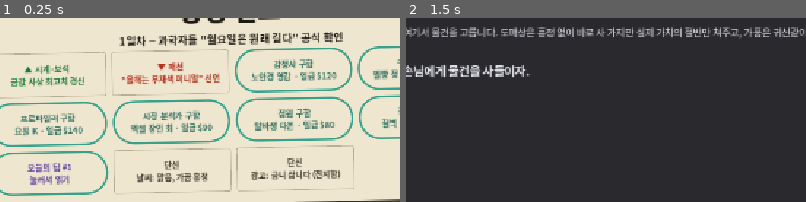
Above: before the commit, frames 1-2 (left to right).
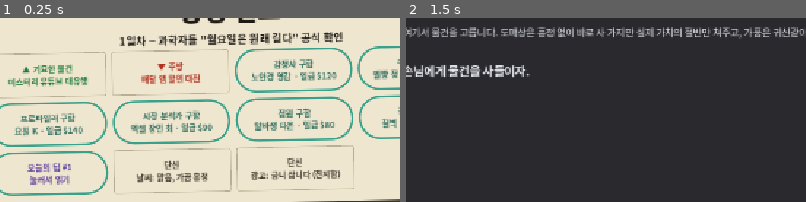
Above: after the commit, the same moments.

Repository: alohakimbs/heungjeong-pawnshop
Game: Godot game, scene res://scenes/main.tscn
Two runs of this game, one before a commit and one after it. Both use one fixed random seed, a clock stepped at 60 frames per second and the inputs below.
Inputs (mouse positions are % of the whole screen's width and height, from its top left):
- Up to frame 1 (0.25 s): no input
- Up to frame 2 (1.5 s): click (13, 87) at 0.52 s; click "열기" at 1.25 s
The pictures show only the part of the screen within x 28-78%, y 20-70%; the shares and areas given below are measured in that part.

The runs differ from the first frame. In frame 1, 2.1% of the frame differs, in the area x 2-55%, y 23-38%; in frame 2, nothing differs.

Commit message:
v0.7.0: 콘텐츠 확장(물건 125·종류 12·이벤트 10), 테스트 62개
Co-Authored-By: Claude Opus 5.5 <noreply@anthropic.com>
Claude-Session: https://claude.ai/code/session_013wjc8TCZ1BsALUzBsuTNUB

Diff:
--- a/godot/data/events.json
+++ b/godot/data/events.json
@@ -1,11 +1,166 @@
 {
- "insurance": {"n": "보험왕 강", "d": "사장님, 가게 보험 하나 드시죠. 하루 $300이면 유리창이... 안 깨지거든요.", "opts": ["$300 낸다", "거절한다"],
-   "look": {"head": "square", "hair": 7, "outfit": "suit", "oc": "#2a2a2a", "oc2": "#c9a227", "glasses": 2, "acc": ["chain", "goldtooth"]}},
- "grandma": {"n": "옆집 할머니", "d": "창고 정리하다 나온 건데, 자네가 쓰게.", "opts": ["감사히 받는다"],
-   "look": {"hair": 5, "hc": "#d9d4cc", "outfit": "hanbok", "oc": "#5b7fb8", "oc2": "#f0d24a", "acc": ["wrinkles", "blush"], "nose": "round"}},
- "tax": {"n": "세무서 김 주무관", "d": "장부 좀 보겠습니다.", "opts": ["협조한다"], "min_money": 15000,
-   "look": {"head": "long", "hair": 6, "outfit": "suit", "oc": "#4a4a52", "oc2": "#3d6e8f", "glasses": 4}},
- "streamer": {"n": "하이텐션 유나", "d": "구독자 여러분~ 오늘은 이 전당포에서 촬영해도 돼요?", "opts": ["촬영 허락", "거절"], "look_special": "yuna"},
- "blackout": {"n": "전기공 오씨", "d": "동네 전체가 정전이에요. 오늘은 촛불 켜고 하셔야겠네.", "opts": ["촛불 영업"],
-   "look": {"hair": 9, "outfit": "tee", "oc": "#d08a2c", "hat": "cap", "fh": 3, "bw": 1.15}}
+ "insurance": {
+  "n": "보험왕 강",
+  "d": "사장님, 가게 보험 하나 드시죠. 하루 $300이면 유리창이... 안 깨지거든요.",
+  "opts": [
+   "$300 낸다",
+   "거절한다"
+  ],
+  "look": {
+   "head": "square",
+   "hair": 7,
+   "outfit": "suit",
+   "oc": "#2a2a2a",
+   "oc2": "#c9a227",
+   "glasses": 2,
+   "acc": [
+    "chain",
+    "goldtooth"
+   ]
+  }
+ },
+ "grandma": {
+  "n": "옆집 할머니",
+  "d": "창고 정리하다 나온 건데, 자네가 쓰게.",
+  "opts": [
+   "감사히 받는다"
+  ],
+  "look": {
+   "hair": 5,
+   "hc": "#d9d4cc",
+   "outfit": "hanbok",
+   "oc": "#5b7fb8",
+   "oc2": "#f0d24a",
+   "acc": [
+    "wrinkles",
+    "blush"
+   ],
+   "nose": "round"
+  }
+ },
+ "tax": {
+  "n": "세무서 김 주무관",
+  "d": "장부 좀 보겠습니다.",
+  "opts": [
+   "협조한다"
+  ],
+  "min_money": 15000,
+  "look": {
+   "head": "long",
+   "hair": 6,
+   "outfit": "suit",
+   "oc": "#4a4a52",
+   "oc2": "#3d6e8f",
+   "glasses": 4
+  }
+ },
+ "streamer": {
+  "n": "하이텐션 유나",
+  "d": "구독자 여러분~ 오늘은 이 전당포에서 촬영해도 돼요?",
+  "opts": [
+   "촬영 허락",
+   "거절"
+  ],
+  "look_special": "yuna"
+ },
+ "blackout": {
+  "n": "전기공 오씨",
+  "d": "동네 전체가 정전이에요. 오늘은 촛불 켜고 하셔야겠네.",
+  "opts": [
+   "촛불 영업"
+  ],
+  "look": {
+   "hair": 9,
+   "outfit": "tee",
+   "oc": "#d08a2c",
+   "hat": "cap",
+   "fh": 3,
+   "bw": 1.15
+  }
+ },
+ "lottery": {
+  "n": "복권 아저씨",
+  "d": "사장님, 오늘 1등 나올 자리 복권! 한 장에 $50이요.",
+  "opts": [
+   "한 장 산다",
+   "됐어요"
+  ],
+  "look": {
+   "head": "round",
+   "hair": 2,
+   "outfit": "cardigan",
+   "oc": "#6a7a4a",
+   "fh": 1,
+   "bw": 1.2
+  }
+ },
+ "rival": {
+  "n": "건너편 가게 사장",
+  "d": "구경 좀 할게요. ...음, 여기 가격표가 어떻게 되나?",
+  "opts": [
+   "커피 한 잔 대접한다 ($20)",
+   "나가 달라고 한다"
+  ],
+  "look": {
+   "head": "long",
+   "hair": 7,
+   "outfit": "suit",
+   "oc": "#5a2a2a",
+   "oc2": "#d9a441",
+   "glasses": 4,
+   "acc": [
+    "chain"
+   ]
+  }
+ },
+ "puppy": {
+  "n": "길 잃은 강아지",
+  "d": "(문 앞에 목줄 달린 강아지가 꼬리를 흔들고 있다. 목줄에 전화번호가 적혀 있다)",
+  "opts": [
+   "주인에게 연락한다",
+   "모른 척한다"
+  ],
+  "look": {
+   "hair": 9,
+   "hc": "#c9a06a",
+   "outfit": "tee",
+   "oc": "#c9a06a",
+   "acc": [
+    "blush"
+   ],
+   "eyes": "big"
+  }
+ },
+ "blogger": {
+  "n": "맛집 아닌 가게 블로거",
+  "d": "안녕하세요, 동네 가게 리뷰 쓰는 블로거예요. 사진 좀 찍어도 될까요?",
+  "opts": [
+   "활짝 웃으며 허락",
+   "사진은 곤란해요"
+  ],
+  "look": {
+   "head": "oval",
+   "hair": 6,
+   "hc": "#a0522d",
+   "outfit": "cardigan",
+   "oc": "#e8c0d0",
+   "oc2": "#ffffff",
+   "glasses": 4
+  }
+ },
+ "rain": {
+  "n": "우산 장수",
+  "d": "오늘 장마 시작이래요. 손님 좀 줄겠네. 우산 하나 사실래요? $30.",
+  "opts": [
+   "산다 ($30)",
+   "괜찮아요"
+  ],
+  "look": {
+   "hair": 0,
+   "outfit": "coat",
+   "oc": "#3a5a7a",
+   "hat": "cap",
+   "fh": 3
+  }
+ }
 }
--- a/godot/data/items.json
+++ b/godot/data/items.json
@@ -34,6 +34,36 @@
      "헤드폰",
      "🎧",
      150
+    ],
+    [
+     "워크맨",
+     "📼",
+     180
+    ],
+    [
+     "무전기",
+     "📟",
+     140
+    ],
+    [
+     "빔 프로젝터",
+     "📽️",
+     420
+    ],
+    [
+     "전자계산기",
+     "🧮",
+     70
+    ],
+    [
+     "카세트 플레이어",
+     "📻",
+     110
+    ],
+    [
+     "초기형 휴대폰",
+     "☎️",
+     260
     ]
    ]
   },
@@ -66,6 +96,41 @@
      "블록 세트",
      "🧱",
      180
+    ],
+    [
+     "팽이",
+     "🪀",
+     40
+    ],
+    [
+     "연",
+     "🪁",
+     50
+    ],
+    [
+     "인형의 집",
+     "🏠",
+     260
+    ],
+    [
+     "장난감 기차",
+     "🚂",
+     320
+    ],
+    [
+     "마트료시카",
+     "🪆",
+     150
+    ],
+    [
+     "구슬 한 통",
+     "🔵",
+     30
+    ],
+    [
+     "봉제 토끼",
+     "🐰",
+     90
     ]
    ]
   },
@@ -93,6 +158,36 @@
      "판화",
      "🎨",
      400
+    ],
+    [
+     "수묵화 족자",
+     "🏞️",
+     800
+    ],
+    [
+     "청동 불상",
+     "🧘",
+     1600
+    ],
+    [
+     "모자이크 타일",
+     "🧩",
+     350
+    ],
+    [
+     "초상화",
+     "👤",
+     1100
+    ],
+    [
+     "백자 항아리",
+     "⚱️",
+     1800
+    ],
+    [
+     "목판 판화",
+     "🪵",
+     450
     ]
    ]
   },
@@ -125,6 +220,31 @@
      "금화",
      "🪙",
      1500
+    ],
+    [
+     "은수저 세트",
+     "🥄",
+     300
+    ],
+    [
+     "브로치",
+     "🏵️",
+     520
+    ],
+    [
+     "왕관 장식",
+     "👑",
+     2600
+    ],
+    [
+     "비취 팔찌",
+     "💚",
+     780
+    ],
+    [
+     "금장 라이터",
+     "🔥",
+     420
     ]
    ]
   },
@@ -157,6 +277,36 @@
      "드럼",
      "🥁",
      600
+    ],
+    [
+     "하모니카",
+     "🎶",
+     90
+    ],
+    [
+     "아코디언",
+     "🪗",
+     650
+    ],
+    [
+     "장구",
+     "🪘",
+     380
+    ],
+    [
+     "피리",
+     "🪈",
+     120
+    ],
+    [
+     "축음기",
+     "📯",
+     900
+    ],
+    [
+     "메트로놈",
+     "⏲️",
+     110
     ]
    ]
   },
@@ -189,6 +339,36 @@
      "스케이트보드",
      "🛹",
      160
+    ],
+    [
+     "낚싯대",
+     "🎣",
+     230
+    ],
+    [
+     "스키",
+     "🎿",
+     300
+    ],
+    [
+     "볼링공",
+     "🎳",
+     140
+    ],
+    [
+     "우승 트로피",
+     "🏆",
+     700
+    ],
+    [
+     "당구 큐대",
+     "🎱",
+     190
+    ],
+    [
+     "권투 챔피언 벨트",
+     "🥇",
+     1900
     ]
    ]
   },
@@ -221,6 +401,36 @@
      "가죽 재킷",
      "🧥",
      350
+    ],
+    [
+     "기모노",
+     "👘",
+     600
+    ],
+    [
+     "넥타이 핀",
+     "👔",
+     160
+    ],
+    [
+     "하이힐",
+     "👠",
+     280
+    ],
+    [
+     "비단 스카프",
+     "🧣",
+     240
+    ],
+    [
+     "중절모 핀",
+     "📌",
+     90
+    ],
+    [
+     "가죽 장갑",
+     "🧤",
+     160
     ]
    ]
   },
@@ -253,6 +463,249 @@
      "레코드판",
      "💿",
      150
+    ],
+    [
+     "만화책 전집",
+     "📕",
+     260
+    ],
+    [
+     "편지 묶음",
+     "✉️",
+     120
+    ],
+    [
+     "우표 앨범",
+     "📮",
+     480
+    ],
+    [
+     "천문도",
+     "🔭",
+     1300
+    ],
+    [
+     "족보",
+     "📒",
+     700
+    ],
+    [
+     "영화 포스터",
+     "🎞️",
+     210
+    ]
+   ]
+  },
+  "furni": {
+   "n": "가구",
+   "up": "신혼부부 이사 철, 빈티지 가구 품귀",
+   "dn": "조립식 가구 반값 행사",
+   "items": [
+    [
+     "흔들의자",
+     "🪑",
+     380
+    ],
+    [
+     "자개장",
+     "🗄️",
+     1400
+    ],
+    [
+     "스탠드 조명",
+     "🛋️",
+     260
+    ],
+    [
+     "괘종 받침대",
+     "🕯️",
+     190
+    ],
+    [
+     "나무 궤짝",
+     "📦",
+     220
+    ],
+    [
+     "거울",
+     "🪞",
+     300
+    ],
+    [
+     "수납 바구니",
+     "🧺",
+     60
+    ],
+    [
+     "병풍",
+     "🖼️",
+     900
+    ],
+    [
+     "다이얼 금고",
+     "🔐",
+     1100
+    ]
+   ]
+  },
+  "tool": {
+   "n": "공구·기계",
+   "up": "DIY 열풍, 공구 사재기",
+   "dn": "공구 대여점 무료 개방",
+   "items": [
+    [
+     "손망치",
+     "🔨",
+     60
+    ],
+    [
+     "톱",
+     "🪚",
+     90
+    ],
+    [
+     "전동 드릴",
+     "🔧",
+     280
+    ],
+    [
+     "재봉틀",
+     "🧵",
+     520
+    ],
+    [
+     "타자기",
+     "⌨️",
+     450
+    ],
+    [
+     "저울",
+     "⚖️",
+     230
+    ],
+    [
+     "자물쇠",
+     "🔒",
+     80
+    ],
+    [
+     "나침반",
+     "🧭",
+     190
+    ],
+    [
+     "카메라 삼각대",
+     "📐",
+     150
+    ]
+   ]
+  },
+  "kitchen": {
+   "n": "주방",
+   "up": "요리 예능 열풍, 그릇 수집 유행",
+   "dn": "배달 앱 할인 대전",
+   "items": [
+    [
+     "무쇠 솥",
+     "🍳",
+     210
+    ],
+    [
+     "다기 세트",
+     "🍵",
+     480
+    ],
+    [
+     "찻주전자",
+     "🫖",
+     260
+    ],
+    [
+     "칼 세트",
+     "🔪",
+     300
+    ],
+    [
+     "절구",
+     "🥣",
+     120
+    ],
+    [
+     "도시락통",
+     "🍱",
+     70
+    ],
+    [
+     "와인 잔 세트",
+     "🍷",
+     340
+    ],
+    [
+     "커피 그라인더",
+     "☕",
+     220
+    ],
+    [
+     "은 쟁반",
+     "🍽️",
+     520
+    ]
+   ]
+  },
+  "curio": {
+   "n": "기묘한 물건",
+   "up": "미스터리 유튜브 대유행",
+   "dn": "\"저주받은 물건은 없다\" 과학자 발표",
+   "items": [
+    [
+     "수정 구슬",
+     "🔮",
+     600
+    ],
+    [
+     "해골 모형",
+     "💀",
+     240
+    ],
+    [
+     "부적 상자",
+     "🧿",
+     330
+    ],
+    [
+     "박제 올빼미",
+     "🦉",
+     520
+    ],
+    [
+     "오래된 열쇠",
+     "🗝️",
+     260
+    ],
+    [
+     "모래시계",
+     "⏳",
+     180
+    ],
+    [
+     "운석 조각",
+     "☄️",
+     2200
+    ],
+    [
+     "마법 지팡이(소품)",
+     "🪄",
+     150
+    ],
+    [
+     "타로 카드",
+     "🎴",
+     140
+    ],
+    [
+     "오르골",
+     "🎐",
+     380
     ]
    ]
   }
--- a/godot/project.godot
+++ b/godot/project.godot
@@ -5,7 +5,7 @@
 
 config/name="흥정왕 전당포"
 config/description="전당포 흥정 시뮬레이션"
-config/version="0.6.0"
+config/version="0.7.0"
 config/features=PackedStringArray("4.7", "Mobile")
 run/main_scene="res://scenes/main.tscn"
 
--- a/godot/scripts/core/game_state.gd
+++ b/godot/scripts/core/game_state.gd
@@ -828,6 +828,62 @@
 		"blackout":
 			today["bonus"] -= 2
 			txt = "손님이 좀 줄 거예요. 수고하세요!"
+		"lottery":
+			if i == 0:
+				money -= 50
+				book("penalty", 50)
+				if rng.randf() < 0.08:
+					money += 1500
+					book("prize", 1500)
+					md = "shock"
+					txt = "어어? 당첨이에요! $1,500! 제 자리 덕분인 거 아시죠?"
+				else:
+					md = "meh"
+					txt = "꽝이네... 내일은 진짜 나와요!"
+			else:
+				txt = "1등 놓치시는 거예요~"
+		"rival":
+			if i == 0:
+				money -= 20
+				book("penalty", 20)
+				rep += 3
+				md = "happy"
+				txt = "커피 맛있네요. ...장사 잘되는 이유가 있었군. (평판 +3)"
+			else:
+				rep = maxi(0, rep - 1)
+				md = "angry"
+				txt = "쳇, 박하긴. (평판 -1)"
+		"puppy":
+			if i == 0:
+				rep += 4
+				md = "happy"
+				if rng.randf() < 0.5:
+					money += 200
+					book("prize", 200)
+					txt = "(주인이 달려와 고맙다며 사례금 $200을 건넸다. 평판 +4)"
+				else:
+					txt = "(주인이 고맙다며 동네에 소문을 내 주었다. 평판 +4)"
+			else:
+				md = "meh"
+				txt = "(강아지가 시무룩하게 돌아섰다)"
+		"blogger":
+			if i == 0:
+				var good := rng.randf() < 0.75
+				rep += 5 if good else -2
+				today["bonus"] += 1 if good else 0
+				md = "happy" if good else "meh"
+				txt = "리뷰 잘 쓸게요! (평판 +5, 오늘 손님 +1)" if good else "음... 조명이 좀 어둡네요. (평판 -2)"
+			else:
+				md = "meh"
+				txt = "아쉽네요. 다음에 올게요."
+		"rain":
+			if i == 0:
+				money -= 30
+				book("penalty", 30)
+				txt = "현명하시네. 오늘 손님은 좀 줄 거예요."
+			else:
+				txt = "젖어도 몰라요~"
+			today["bonus"] -= 1
 	cur["mood"] = md
 	cur["msg"] = txt
 	cur["gone"] = true
--- a/godot/tests/run_tests.gd
+++ b/godot/tests/run_tests.gd
@@ -38,6 +38,7 @@
 	test_pawn()
 	test_specials()
 	test_stats_and_collection()
+	test_all_events()
 	test_sim_random()
 	test_sim_smart()
 	data.free()
@@ -83,8 +84,8 @@
 	var n_items := 0
 	for k in cats:
 		n_items += cats[k]["items"].size()
-	check(cats.size() == 8, "카테고리 8개")
-	check(n_items >= 40, "물건 40종 이상 (%d)" % n_items)
+	check(cats.size() >= 12, "카테고리 12개 이상 (%d)" % cats.size())
+	check(n_items >= 120, "물건 120종 이상 (%d)" % n_items)
 	check(gd.shops.size() == 5, "가게 5단계")
 	check(gd.specials.size() == 8, "단골 8명")
 	check(gd.traits.get("traits", {}).size() == 12, "성향 12종")
@@ -485,3 +486,25 @@
 	for t in data.items["categories"][cat]["items"]:
 		h.collect({"cat": cat, "name": t[0], "r": 1})
 	check(h.col_done.has(cat) and h.money > m0 and h.collection.size() == data.items["categories"][cat]["items"].size(), "한 종류 완성 시 상금 지급")
+
+
+func test_all_events() -> void:
+	print("[불청객 이벤트: 모든 선택지]")
+	var ok := true
+	var n := 0
+	for k in data.events:
+		for i in data.events[k]["opts"].size():
+			var g = new_game(600 + n)
+			g.money = 20000
+			g.event = k
+			g.flip_open()
+			if g.phase != "visit" or g.cur["vk"] != k:
+				ok = false
+			g.visit_pick(i)
+			if not g.cur["gone"] or String(g.cur["msg"]) == "":
+				ok = false
+			g.open_shop()
+			if g.phase != "open":
+				ok = false
+			n += 1
+	check(ok, "이벤트 %d종 · 선택지 %d개 모두 정상 진행" % [data.events.size(), n])
Not shown, changed: godot/export_presets.cfg
Not shown, changed: docs/CHANGELOG.md
Not shown, changed: docs/ROADMAP.md
